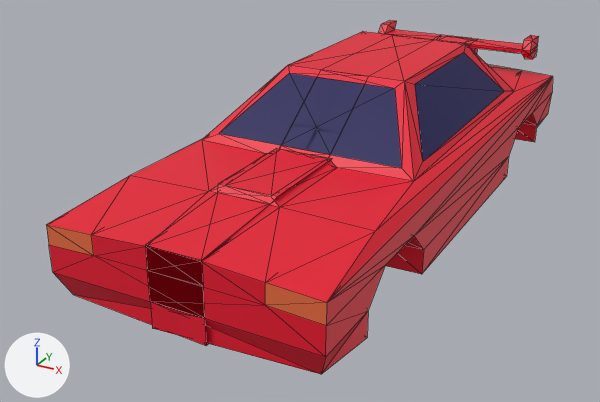
Renders of the glTF model models/car.glb from each side of a commit.
The view is the same before and after, from a 50 mm camera at (1.9, -4.33, 2.31) aimed at (-0.22, -0.46, 0.38). The axes (+X, +Y, +Z) are drawn at lower left. The lights are the same throughout. Mesh edges are drawn as thin lines. Where no turn or scale is listed for an object, it has been applied to the vertices. Vertices at the same position are counted once.

Script lines for the objects in view, before the commit:
```python
me_plane = bpy.data.meshes.new('Plane')
me_plane.from_pydata(...)  # 202 vertices, 384 faces; spans x -0.7..0.7, y -1.93..1.61, z -0.69..0.11
# faces by material slot: [364, 12, 8]
me_plane.materials.append(mat_material_001)  # red #e70c2d
me_plane.materials.append(mat_material_002)  # dark blue #0d0256
me_plane.materials.append(mat_material_003)  # orange #e76d40
ob_car = bpy.data.objects.new('Car', me_plane)
ob_car.location = (0.0, 0.0, 1.03)
```
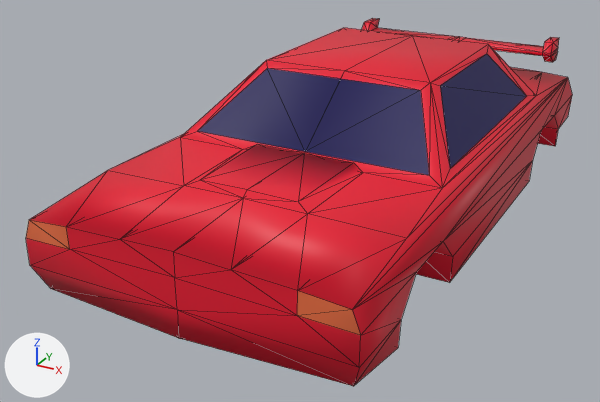
Location of each change, (x1, y1, x2, y2) in pixels of the pictures (600 x 402 px):
'Car', reshaped (8% wider)
    before: (46, 20, 553, 374)
    after: (26, 18, 572, 386)
part 1 of me_plane, rebuilt (34% wider, 9% taller)
    before: (145, 35, 553, 374)
    after: (26, 18, 572, 386)
part 2 of me_plane, deleted (red)
    before: (46, 20, 477, 346)

The change, as a diff of the scene's bpy script:
```diff
--- a/models/car.glb.py
+++ b/models/car.glb.py
@@ me_plane @@
 # used by ob_car; location = (0.0, 0.0, 1.03)
-me_plane.from_pydata(...)  # 202 vertices, 384 faces; spans x -0.7..0.7, y -1.93..1.61, z -0.69..0.11
+me_plane.from_pydata(...)  # 178 vertices, 374 faces; spans x -0.85..0.85, y -1.93..1.61, z -0.69..0.12
+# me_plane part 1: the loose piece of 101 vertices spanning x -0.16..0.7, y -1.93..1.61, z -0.69..0.11 is rebuilt with 178 vertices and now spans x -0.85..0.85, y -1.93..1.61, z -0.69..0.12
+# me_plane part 2: the loose piece of 101 vertices spanning x -0.7..0.16, y -1.93..1.61, z -0.69..0.11 is deleted
+# me_plane part 3: the surface is now shaded smooth
 me_plane.materials.append(mat_material_001)
```
